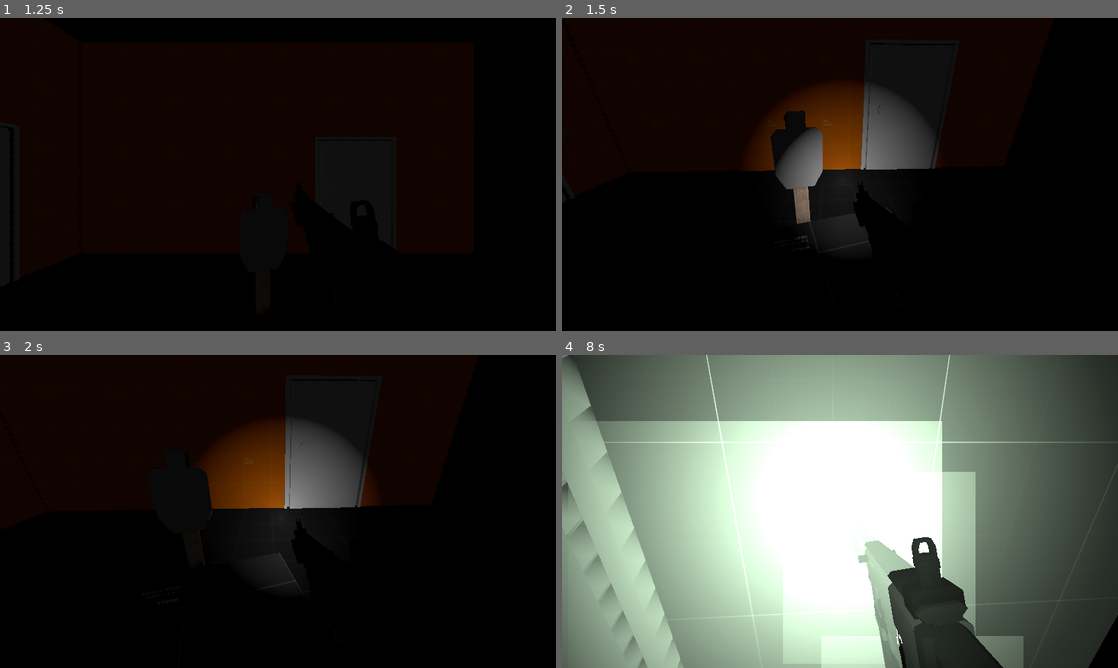
Above: before the commit, frames 1-4 (two rows, left to right).
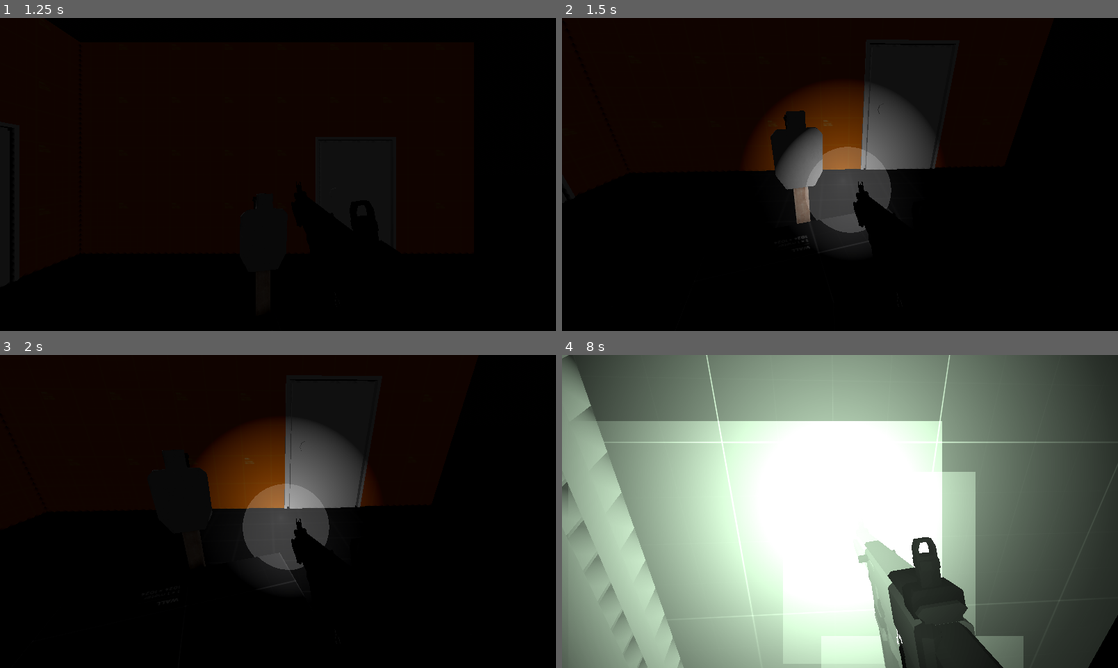
Above: after the commit, the same moments.

Repository: Ieida/Tactical-FPS-Godot
Game: Godot game, scene res://main_menu/main_menu.tscn
Two runs of this game, one before a commit and one after it. Both use one fixed random seed, a clock stepped at 60 frames per second and the inputs below. The engine's default icon, where the game draws it, is replaced by a stand-in: a white triangle on a blue panel in a dark square.
Inputs (mouse positions are in pixels of both pictures, inside the frame that each line leads up to):
- Up to frame 1 (1.25 s): click "PLAY TEST" at 0.5 s
- Up to frame 2 (1.5 s): tap Enter at 1.25 s; move the mouse to (867, 174) at 1.27 s; hold W (move_forward) from 1.28 s (still down); tap F (flashlight_toggle) at 1.35 s
- Up to frame 3 (2 s): keep holding W (move_forward)
- Up to frame 4 (8 s): move the mouse to (812, 511) at 2.02 s; tap F (flashlight_toggle) at 2.1, 3.05, 3.8, 4.55, 5.3, 6.05, 6.8, 7.55 s; tap Space at 2.75, 4.25, 6.5 s; move the mouse to (851, 505) at 2.77 s; tap 3 (grenade) at 2.85 s; tap Enter at 3.5, 5.75 s; move the mouse to (834, 517) at 3.52 s; tap Z (laser_toggle) at 3.6 s; move the mouse to (878, 514) at 4.27 s; tap N (night_vision) at 4.35 s; move the mouse to (795, 508) at 5.02 s; tap 1 (primary) at 5.1 s; move the mouse to (845, 511) at 5.77 s; tap T (rack_slide) at 5.85 s; move the mouse to (817, 505) at 6.52 s; release W (move_forward) at 6.53 s; hold D (move_right) 6.53-7.28 s; tap 2 (secondary) at 6.6 s; move the mouse to (867, 511) at 7.27 s; hold W (move_forward) from 7.28 s (still down); click (867, 511) at 7.35 s

Frame 1 is identical in both runs. In frame 2, 2.7% of the frame differs, in the area x 43-60%, y 41-69%; in frame 3, 2.7%; in frame 4, less than 0.1%.

Commit message:
flashlight and laser improvements

Diff:
--- a/flashlight/flashlight.gd
+++ b/flashlight/flashlight.gd
@@ -2,6 +2,7 @@
 
 class_name Flashlight
 
+@onready var light_cone: Node3D = $LightCone
 @export var on_energy: float:
 	set(value):
 		on_energy = value
@@ -9,8 +10,14 @@
 
 func _ready():
 	light_energy = 0.0
+	light_cone.hide()
 
 var _is_on: bool = false
 func toggle_flashlight():
 	_is_on = not _is_on
-	light_energy = on_energy if _is_on else 0.0
+	if _is_on:
+		light_energy = on_energy
+		light_cone.show()
+	else:
+		light_energy = 0
+		light_cone.hide()
--- a/flashlight/flashlight.tscn
+++ b/flashlight/flashlight.tscn
@@ -1,9 +1,30 @@
-[gd_scene load_steps=2 format=3 uid="uid://jr2d1w1rdi1r"]
+[gd_scene load_steps=4 format=3 uid="uid://jr2d1w1rdi1r"]
 
 [ext_resource type="Script" path="res://flashlight/flashlight.gd" id="1_om3kn"]
+
+[sub_resource type="StandardMaterial3D" id="StandardMaterial3D_tpiia"]
+transparency = 1
+albedo_color = Color(1, 1, 1, 0.184314)
+emission_enabled = true
+emission = Color(1, 1, 1, 1)
+emission_energy_multiplier = 10.0
+
+[sub_resource type="CylinderMesh" id="CylinderMesh_n5hed"]
+material = SubResource("StandardMaterial3D_tpiia")
+top_radius = 0.0
+bottom_radius = 0.3
+height = 1.0
+cap_top = false
+cap_bottom = false
 
 [node name="Flashlight" type="SpotLight3D"]
 shadow_enabled = true
 shadow_bias = 1.0
+spot_angle = 15.0
 script = ExtResource("1_om3kn")
 on_energy = 1.0
+
+[node name="LightCone" type="MeshInstance3D" parent="."]
+transform = Transform3D(1, 0, 0, 0, -4.37114e-08, -1, 0, 1, -4.37114e-08, 0, 0, -0.5)
+visible = false
+mesh = SubResource("CylinderMesh_n5hed")
--- a/laser/laser.gd
+++ b/laser/laser.gd
@@ -4,7 +4,7 @@
 
 @onready var raycast: RayCast3D = $RayCast3D
 @onready var line: MeshInstance3D = $Line
-@onready var spot: MeshInstance3D = $Spot
+@onready var spot: Node3D = $Spot
 @export_category("Noise")
 @export var noise: FastNoiseLite
 @export var scroll_speed: float
@@ -28,12 +28,6 @@
 		distance = absf(local_point.z)
 
 	spot.global_position = point + (normal * 0.01)
-	if rad_to_deg(Vector3.UP.angle_to(normal)) < 15.0:
-		spot.global_rotation_degrees = Vector3(-90, 0, 0)
-	else:
-		spot.look_at(point + -normal)
-	spot.orthonormalize()
-	spot.scale = Vector3.ONE * remap(distance / 50.0, 0, 1, 0.01, 0.15)
 
 	line.position.z = -distance / 2.0
 	line.scale.y = distance
--- a/laser/laser.tscn
+++ b/laser/laser.tscn
@@ -1,9 +1,7 @@
-[gd_scene load_steps=11 format=3 uid="uid://ctqcaf2hpd1d2"]
+[gd_scene load_steps=7 format=3 uid="uid://ctqcaf2hpd1d2"]
 
 [ext_resource type="Script" path="res://laser/laser.gd" id="1_mso6b"]
 [ext_resource type="Shader" path="res://laser/laser.gdshader" id="1_rcedh"]
-[ext_resource type="Shader" path="res://laser/laser_spot.gdshader" id="2_w18uy"]
-[ext_resource type="Texture2D" uid="uid://cb042a3jkoijb" path="res://laser/spot.png" id="3_owsgq"]
 
 [sub_resource type="FastNoiseLite" id="FastNoiseLite_wsp87"]
 
@@ -24,14 +22,6 @@
 cap_top = false
 cap_bottom = false
 
-[sub_resource type="ShaderMaterial" id="ShaderMaterial_yipc8"]
-render_priority = 0
-shader = ExtResource("2_w18uy")
-shader_parameter/tex = ExtResource("3_owsgq")
-
-[sub_resource type="QuadMesh" id="QuadMesh_xr8nl"]
-material = SubResource("ShaderMaterial_yipc8")
-
 [node name="Laser" type="Node3D"]
 script = ExtResource("1_mso6b")
 noise = SubResource("FastNoiseLite_wsp87")
@@ -46,6 +36,14 @@
 transform = Transform3D(1, 0, 0, 0, -4.37114e-08, -1, 0, 1, -4.37114e-08, 0, 0, 0)
 mesh = SubResource("CylinderMesh_qf5x8")
 
-[node name="Spot" type="MeshInstance3D" parent="."]
-top_level = true
-mesh = SubResource("QuadMesh_xr8nl")
+[node name="Spot" type="OmniLight3D" parent="."]
+light_color = Color(1, 0, 0, 1)
+light_energy = 0.01
+light_indirect_energy = 0.01
+omni_range = 10.0
+
+[node name="SpotLight3D" type="SpotLight3D" parent="."]
+light_color = Color(1, 0, 0, 1)
+light_energy = 100.0
+spot_range = 50.0
+spot_angle = 0.1
--- a/player/player.tscn
+++ b/player/player.tscn
@@ -664,7 +664,7 @@
 script/source = "extends ColorRect
 
 @export var light: Light3D
-@export var intensity: float = 3.0
+@export var intensity: float = 5.0
 var tween
 var _intst: float:
 	set(value):
@@ -916,7 +916,6 @@
 color = Color(1, 1, 1, 0)
 script = SubResource("GDScript_jfra3")
 light = NodePath("../../../../CharacterBody3D/Node3D/PlayerCamera/NightVisionLight")
-intensity = 5.0
 
 [node name="InteractableSprite" type="Sprite2D" parent="UILayer/UI"]
 texture = ExtResource("10_80gfq")
